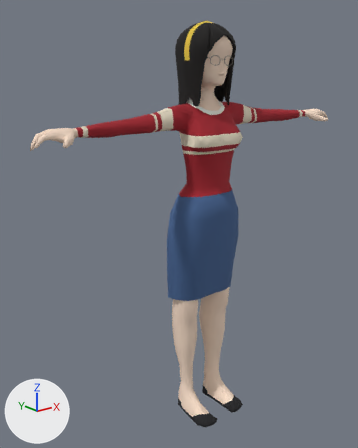
Before and after pictures for a commit that changed the glTF model web/public/assets/models/people/p11.glb.
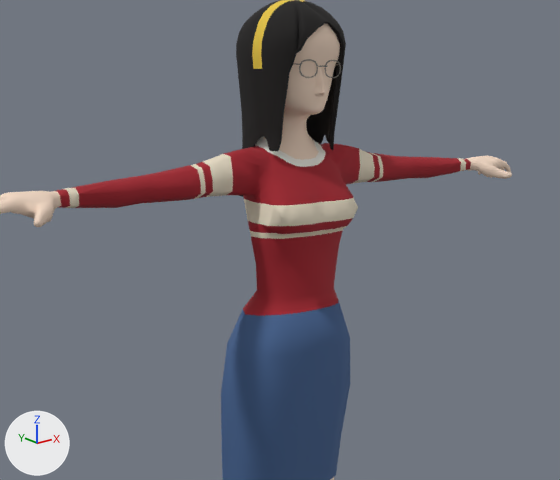
Each version appears first whole from a 50 mm camera at (-1.321, -1.544, 1.485) aimed at (-0.085, 0.001, 0.867), and next in a close-up on the part from 12% to 99% of the width and 5% to 64% of the height. Every picture has the same lights, and +X, +Y and +Z are marked at lower left. The first two pictures are the older version. Vertices at exactly the same position are counted once.

Script lines for the objects in view, before the commit:
```python
me_p11_mesh = bpy.data.meshes.new('p11-mesh')
me_p11_mesh.from_pydata(...)  # 6049 vertices, 11802 faces; spans x -0.73..0.73, y -0.23..0.06, z 0.0..1.66
me_p11_mesh.materials.append(mat_skin)  # beige #f7ddc8
me_p11_mesh.materials.append(mat_limegreen)  # red #a3202c
me_p11_mesh.materials.append(mat_tee)  # white #f3f0e8
me_p11_mesh.materials.append(mat_yoke)  # pale yellow #eadfc8
me_p11_mesh.materials.append(mat_red_feet)  # black #1c1c1f
me_p11_mesh.materials.append(mat_skirt)  # blue #44628f
me_p11_mesh.materials.append(mat_skirtin)  # black #0e1118
me_p11_mesh.materials.append(mat_hair)  # black #141110
me_p11_mesh.materials.append(mat_glasses)  # grey #77736c
me_p11_mesh.materials.append(mat_band)  # yellow #e3c443
ob_p11_mesh = bpy.data.objects.new('p11-mesh', me_p11_mesh)
ob_p11_mesh.location = (0.0, 0.0, 0.0)
```
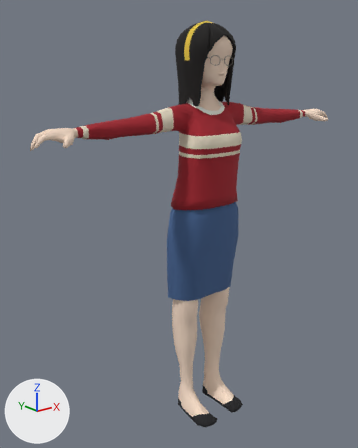
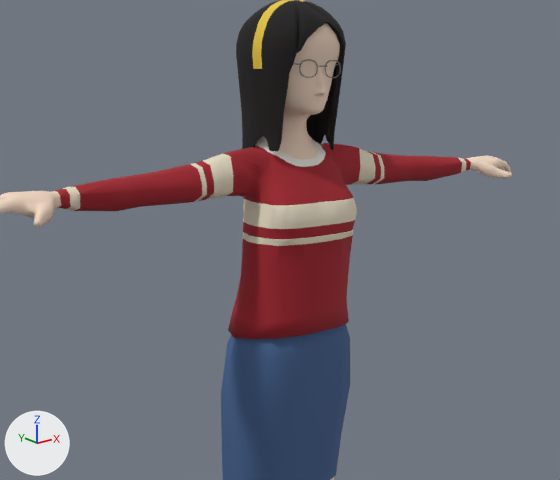
Boxes [x1, y1, x2, y2] around the edits, measured in the close-ups (560 x 480 px; the box of a moved part takes in the faces that stretch with it):
part 1 of me_p11_mesh, moved or reshaped: before [75, 162, 461, 316]; after [75, 161, 462, 339]

The change, as a list of edits to the scene's bpy script:
```text
Change me_p11_mesh:
    used by ob_p11_mesh; location = (0.0, 0.0, 0.0)
    remove me_p11_mesh.from_pydata(...)  # 6049 vertices, 11802 faces; spans x -0.73..0.73, y -0.23..0.06, z 0.0..1.66
    add me_p11_mesh.from_pydata(...)  # 6077 vertices, 11830 faces; spans x -0.73..0.73, y -0.23..0.06, z 0.0..1.66
    me_p11_mesh part 1: 171 vertices moved from x -0.44..0.44, y -0.17..0.01, z 1.06..1.35 to x -0.44..0.44, y -0.17..0.04, z 1.02..1.35; 180 vertices removed from x -0.56..0.56, y -0.17..0.01, z 1.04..1.33; 208 vertices added at x -0.56..0.56, y -0.17..0.06, z 0.96..1.34
```
